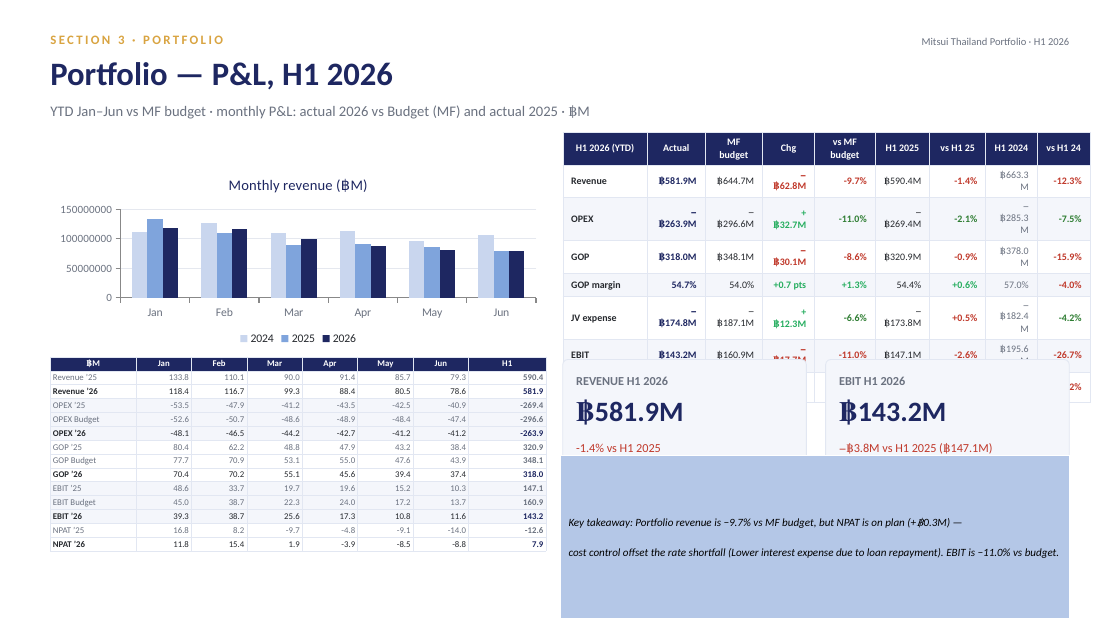
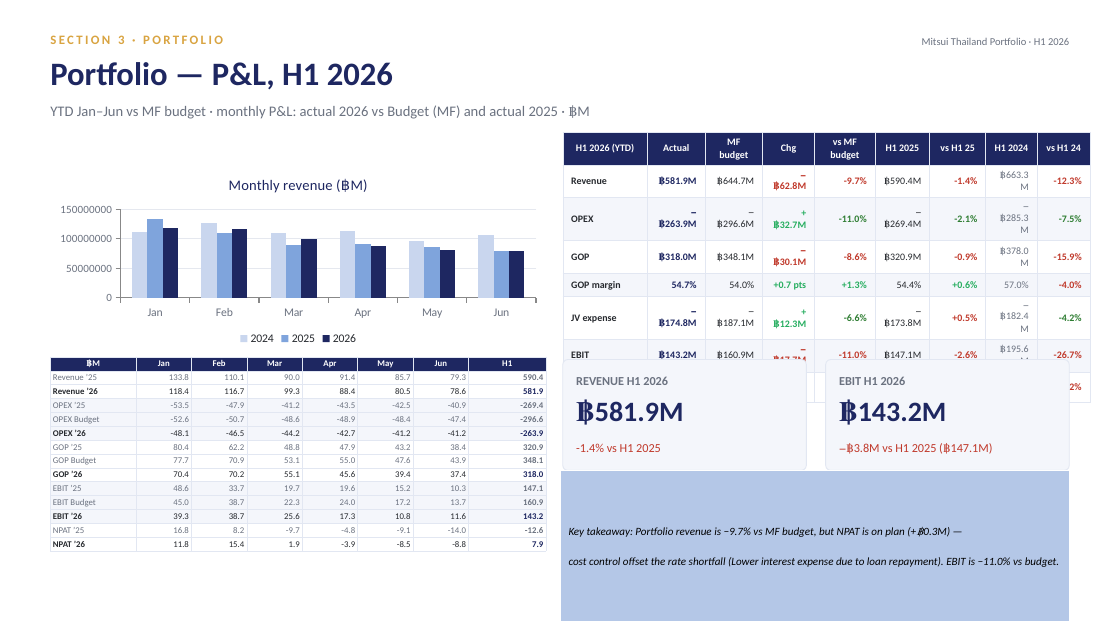
Before and after one commit to Chavin2543/mae-workspace, a slide deck: slide 14 of output/Portfolio_Performance_Report_H1-2026.pptx. Drawn at 1120x630 pixels with LibreOffice and Linux fonts; fonts in the diff are those of the drawing. Boxes give left, top, right and bottom in pixels: in the first picture for what was removed or moved away, otherwise in the second. Text is boxed around its words. In the diff, an @@ line names an element or a change of style, - is before the commit and + after.

```diff
--- a/output/Portfolio_Performance_Report_H1-2026.pptx
+++ b/output/Portfolio_Performance_Report_H1-2026.pptx
@@ rectangle "Key takeaway: Portfolio revenue is ...": place and size @@
-rectangle "Key takeaway: Portfolio revenue is ..." at bbox=[560, 455, 1070, 619]
+rectangle "Key takeaway: Portfolio revenue is ..." at bbox=[560, 471, 1070, 622]
```
